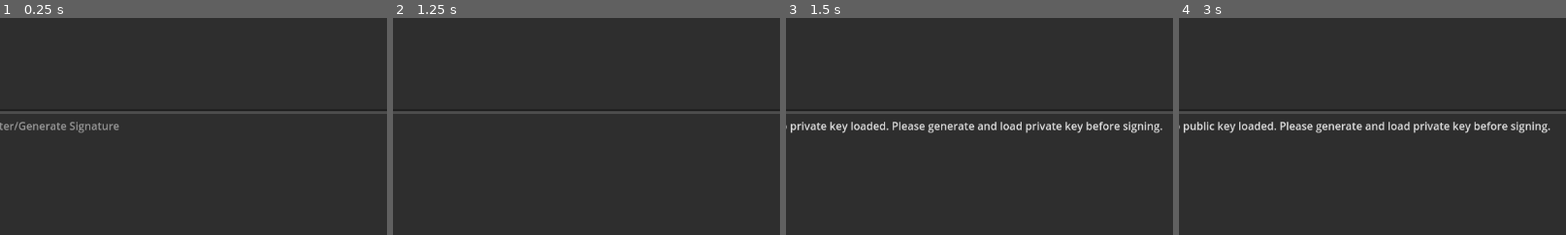
Above: before the commit, frames 1-4 (left to right).
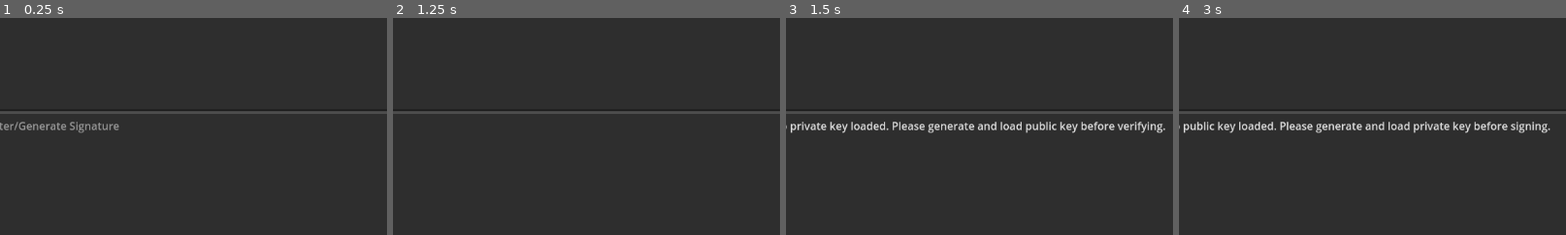
Above: after the commit, the same moments.

Repository: Kintar/godot_RSA_signature_example
Game: Godot game, scene res://main.tscn
Same seed, same stepped clock (60 frames per second), same inputs: the game is played once before the commit and once after it.
Inputs (mouse positions are % of the whole screen's width and height, from its top left):
- Up to frame 1 (0.25 s): no input
- Up to frame 2 (1.25 s): click (56, 33) at 0.52 s; type "Alex" at 0.6 s; click (56, 83) at 0.75 s; type "12" at 0.83 s
- Up to frame 3 (1.5 s): click "Sign Message" at 1.25 s
- Up to frame 4 (3 s): click "Generate KeyPair" at 2 s; click "Verify Signature" at 2.75 s
The pictures show only the part of the screen within x 15-65%, y 45-95%; the shares and areas given below are measured in that part.

Frames 1-2 are identical in both runs. In frame 3, 0.9% of the frame differs, in the area x 63-98%, y 47-54%; in frame 4, nothing differs.

Commit message:
fixed typo in error message for _on_btn_verify_presses

Diff:
--- a/main.gd
+++ b/main.gd
@@ -53,7 +53,7 @@
 
 func _on_btn_sign_pressed() -> void:
 	if privateKey == null:
-		sig.text = "No private key loaded. Please generate and load private key before signing."
+		sig.text = "No private key loaded. Please generate and load public key before verifying."
 		return
 
 	var digest := get_message_digest()
